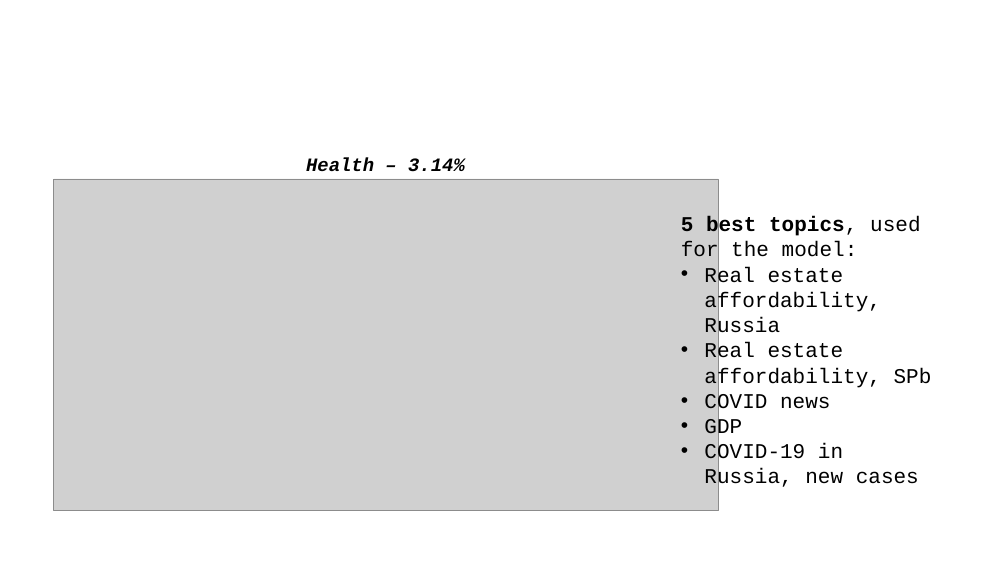
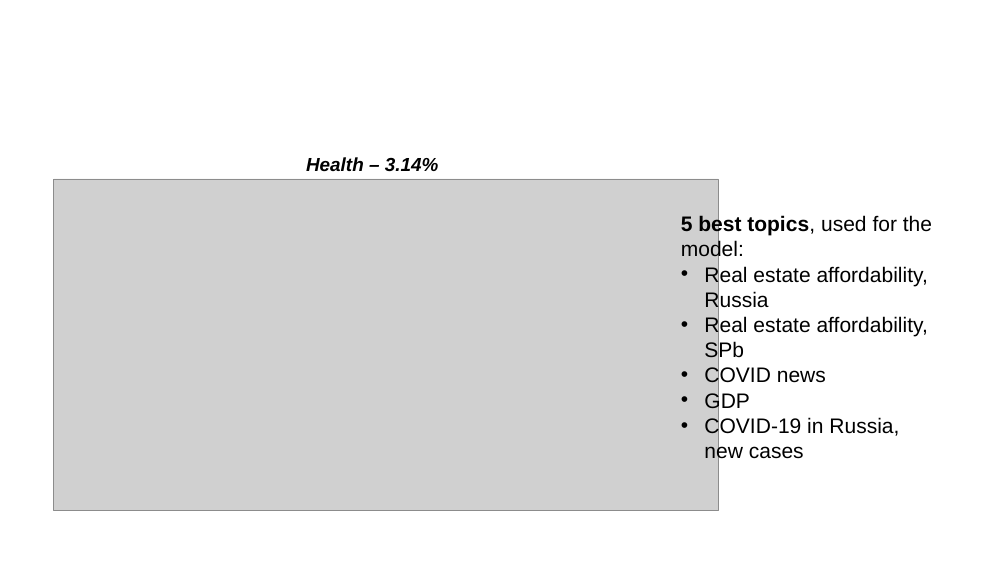
Before and after one commit to Dormant512/nir-presentation, a slide deck: slide 7 of Grig-nir-1.pptx (slide 6 before the commit). Drawn at 1008x567 pixels with LibreOffice and Linux fonts; fonts in the diff are those of the drawing; grey boxes stand for pictures; background and template pictures are left out. Boxes give left, top, right and bottom in pixels: in the first picture for what was removed or moved away, otherwise in the second. Text is boxed around its words. In the diff, an @@ line names an element or a change of style, - is before the commit and + after.

```diff
--- a/Grig-nir-1.pptx
+++ b/Grig-nir-1.pptx
@@ text "Health – 3.14%" at (306,157,439,172): font Courier New to Arial @@
@@ text "5 best topics, used for ..." at (681,215,932,463): font Courier New to Arial @@
```
Also in this commit, not shown: 8 other slides changed, 1 slide added, 6 other files.
